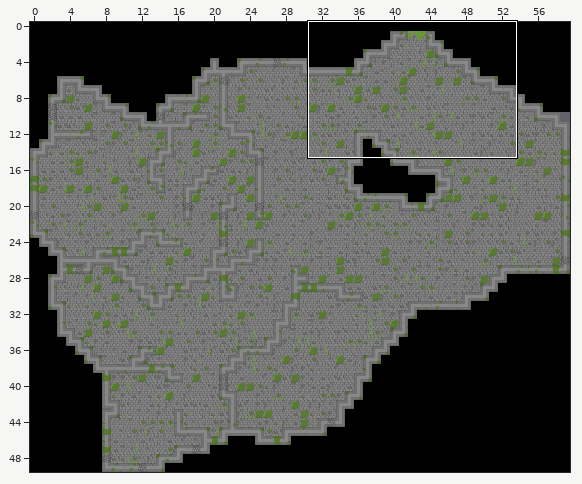
One commit to this Tiled map (JSON): map/map_pt_3.json. The picture above shows the old version from afar; the outline marks the close-up.
Close-up. As it was:
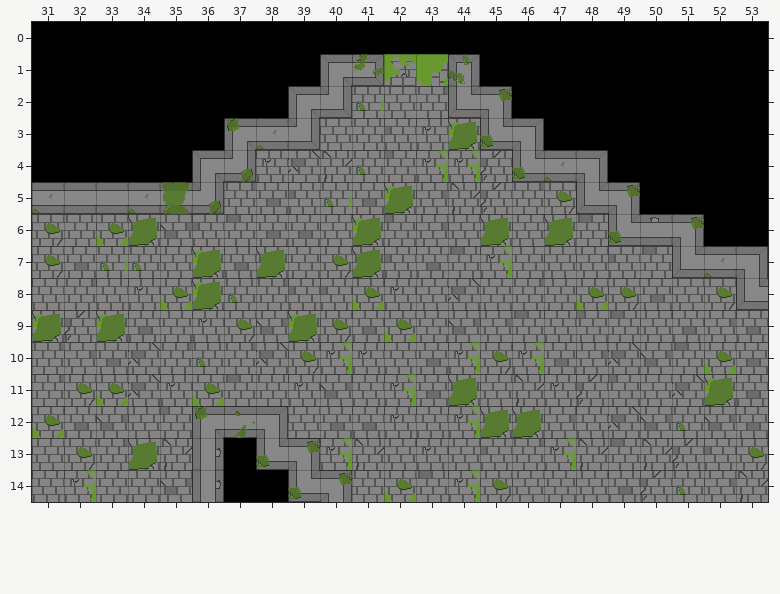
Cells are 32x32 px. Shown: x 31..53, y 0..14.
After:
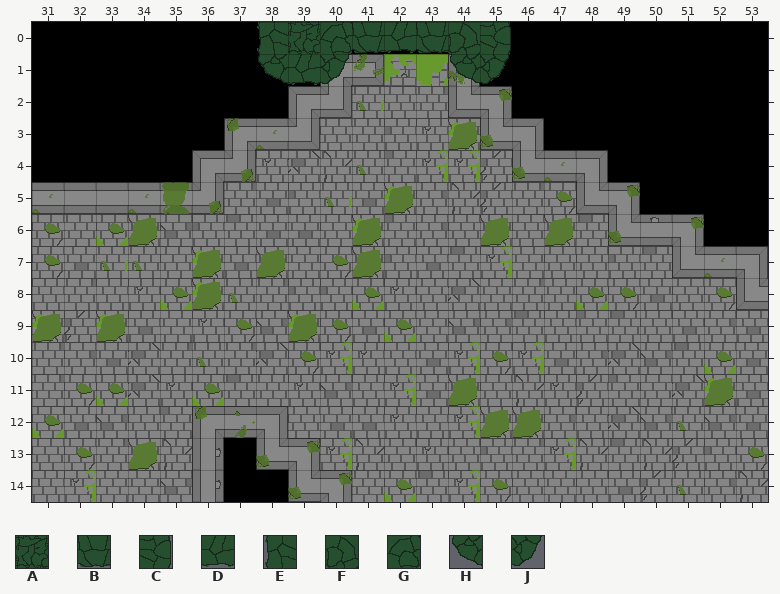
Key: from "Tuile": A 2113, B 2210, C 2211 turned 270, D 2212, E 2212 turned 90, F 2213, G 2213 turned 270, H 2313, J 2313 turned 270.
_ is an empty cell.
Tiles of an added or newly shown layer are drawn over the layers below it.
The edit:
Changed rows in their new state; . is an unchanged cell.
Layer "mur2" (added):
first column x 38:
 0 EAGBDBFC
 1 HDJ...HJ
Changed places in both close-ups, as pixel boxes (x1, y1, x2, y2):
added: (257, 22, 511, 85)
